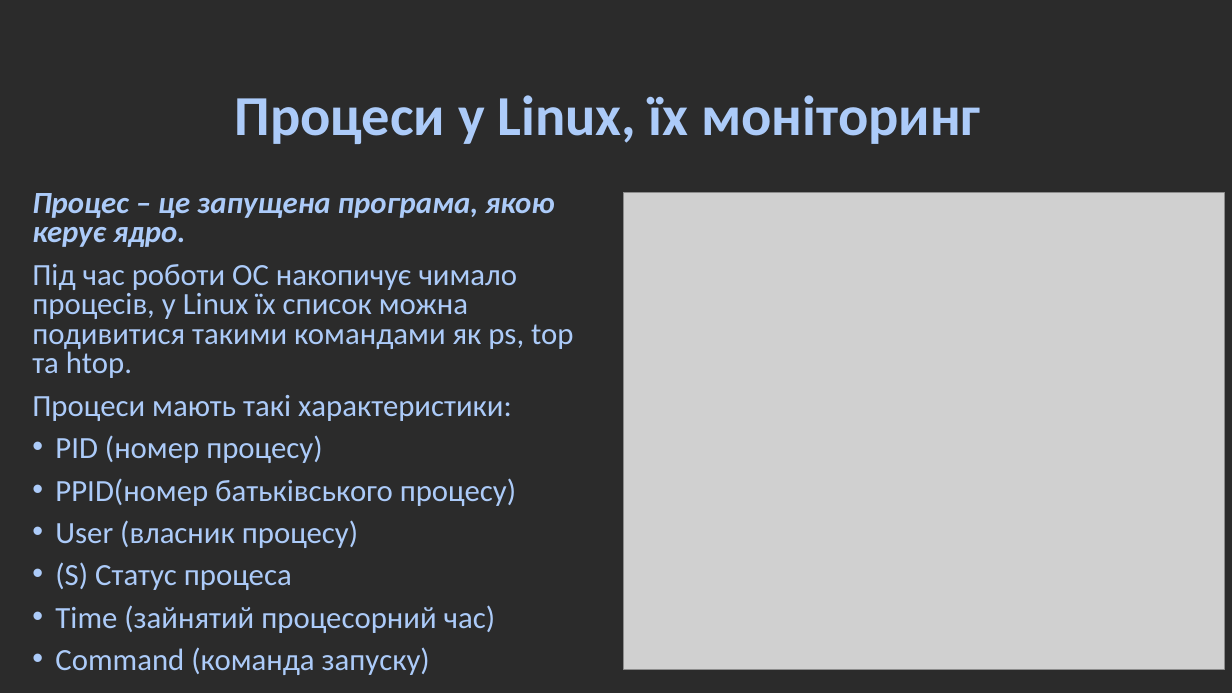
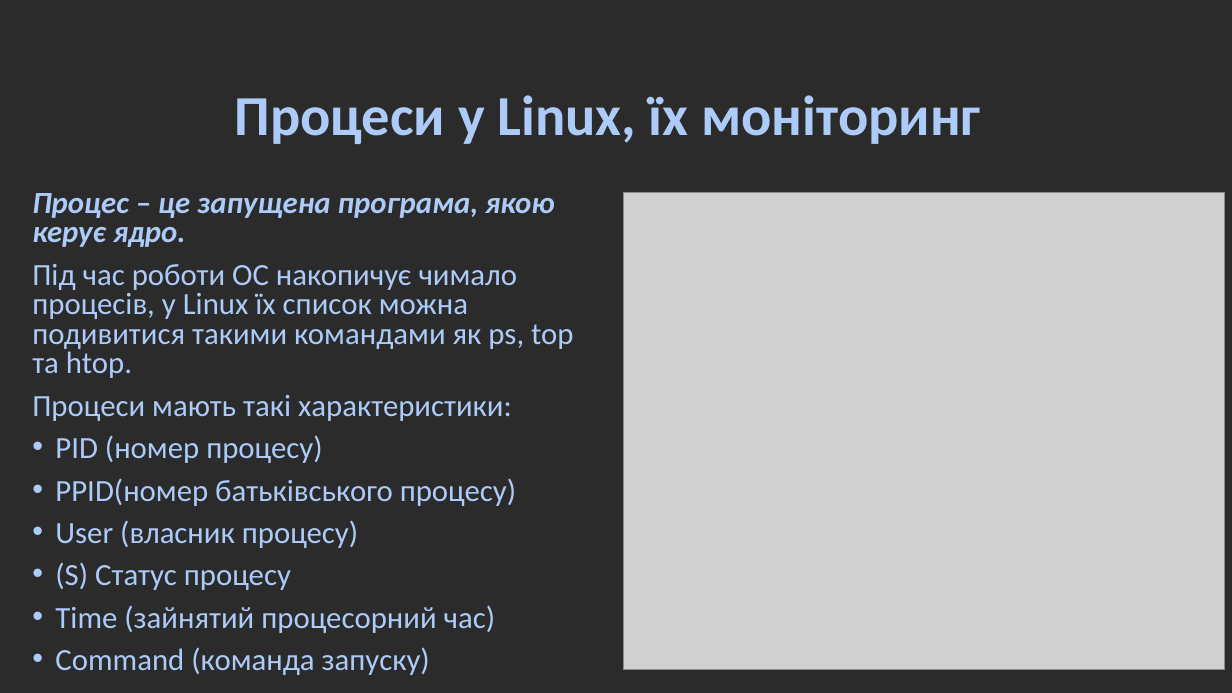
Before and after one commit to millennium02/SRS_L5, a slide deck: slide 2 of linux_ps&threads.odp. Drawn at 1232x693 pixels with LibreOffice and Linux fonts; fonts in the diff are those of the drawing; grey boxes stand for pictures; background and template pictures are left out; a plain dark background stands for a picture behind light text. Boxes give left, top, right and bottom in pixels: in the first picture for what was removed or moved away, otherwise in the second. Text is boxed around its words. In the diff, an @@ line names an element or a change of style, - is before the commit and + after.

```diff
--- a/linux_ps&threads.odp
+++ b/linux_ps&threads.odp
@@ text at [55, 562, 291, 590]: text changed @@
-• (S) Статус процеса
+• (S) Статус процесy
```
Also in this commit, not shown: 5 other slides changed, 8 slides removed, 1 other file.
